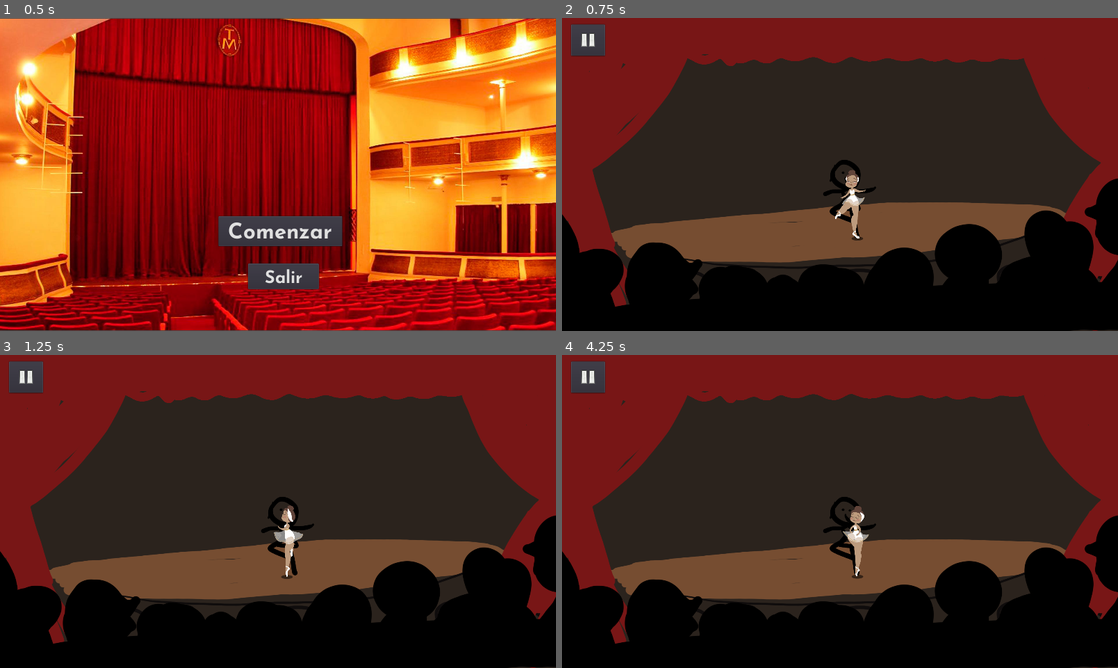
Above: before the commit, frames 1-4 (two rows, left to right).
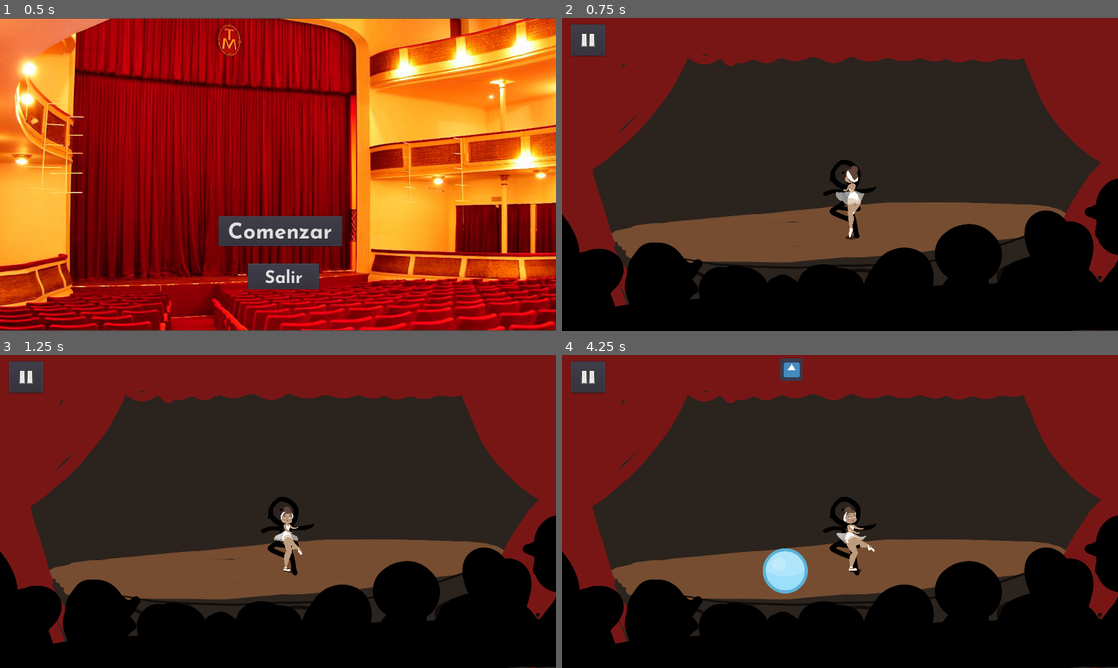
Above: after the commit, the same moments.

Repository: FlorCardinali/Game-Jam-2022
Game: Godot game, scene res://menu_inicio.tscn
Two runs of this game, one before a commit and one after it. Both use one fixed random seed, a clock stepped at 60 frames per second and the inputs below. The engine's default icon, where the game draws it, is replaced by a stand-in: a white triangle on a blue panel in a dark square. Sound files missing from this copy of the repository are replaced by a short silence.
Inputs (mouse positions are in pixels of both pictures, inside the frame that each line leads up to):
- Up to frame 1 (0.5 s): no input
- Up to frame 2 (0.75 s): click "Comenzar" at 0.5 s
- Up to frame 3 (1.25 s): no input
- Up to frame 4 (4.25 s): click (589, 376) at 1.25 s; click "Volver" at 2 s; hold Right (ui_right) 2.78-3.53 s; hold Left (ui_left) from 3.53 s (still down)

Frame 1 is identical in both runs. In frame 2, 0.5% of the frame differs, in the area x 49-55%, y 47-72%; in frame 3, 0.4%; in frame 4, 1.8%, in the area x 36-57%, y 1-77%.

Commit message:
commit de juego sin funcionar colisiones

Diff:
--- a/Main.gd
+++ b/Main.gd
@@ -1,6 +1,9 @@
 extends Node
 
 func _ready():
+	randomize()
+	$ObjectTimer.start()
+	$musica_de_fondo.play()
+
+func _on_musica_de_fondo_finished():
 	$musica_de_fondo.playing = true
-
-	pass
--- a/Main.tscn
+++ b/Main.tscn
@@ -22,6 +22,9 @@
 [ext_resource path="res://textos.gd" type="Script" id=20]
 [ext_resource path="res://sonidos/musica_de_fondo.wav" type="AudioStream" id=21]
 [ext_resource path="res://Main.gd" type="Script" id=22]
+[ext_resource path="res://Object.tscn" type="PackedScene" id=23]
+[ext_resource path="res://Object2.tscn" type="PackedScene" id=24]
+[ext_resource path="res://ObjectController.gd" type="Script" id=25]
 
 [sub_resource type="SpriteFrames" id=1]
 animations = [ {
@@ -32,7 +35,7 @@
 } ]
 
 [sub_resource type="RectangleShape2D" id=4]
-extents = Vector2( 44.5, 81 )
+extents = Vector2( 18, 49 )
 
 [sub_resource type="SpriteFrames" id=5]
 animations = [ {
@@ -42,6 +45,9 @@
 "speed": 12.0
 } ]
 
+[sub_resource type="RectangleShape2D" id=8]
+extents = Vector2( 46, 84.5 )
+
 [sub_resource type="DynamicFont" id=7]
 size = 30
 font_data = ExtResource( 10 )
@@ -53,6 +59,12 @@
 [node name="Juego" type="Node"]
 pause_mode = 2
 script = ExtResource( 22 )
+
+[node name="musica_de_fondo" type="AudioStreamPlayer" parent="."]
+pause_mode = 1
+stream = ExtResource( 21 )
+volume_db = 3.733
+autoplay = true
 
 [node name="Fondo" type="AnimatedSprite" parent="."]
 pause_mode = 1
@@ -63,7 +75,7 @@
 
 [node name="personaje" type="KinematicBody2D" parent="."]
 pause_mode = 1
-position = Vector2( 662, 449 )
+position = Vector2( 661, 443 )
 script = ExtResource( 3 )
 __meta__ = {
 "_edit_group_": true
@@ -71,15 +83,21 @@
 speed = 250
 
 [node name="CollisionShape2D" type="CollisionShape2D" parent="personaje"]
-position = Vector2( -1, -18 )
+position = Vector2( -7, -17 )
 shape = SubResource( 4 )
 
 [node name="AnimatedSprite" type="AnimatedSprite" parent="personaje"]
 position = Vector2( 2, -18 )
 scale = Vector2( 0.273443, 0.335836 )
 frames = SubResource( 5 )
-frame = 11
+frame = 4
 playing = true
+
+[node name="Area2D" type="Area2D" parent="personaje"]
+
+[node name="CollisionShape2D" type="CollisionShape2D" parent="personaje/Area2D"]
+position = Vector2( -1, -20.5 )
+shape = SubResource( 8 )
 
 [node name="Interfaz" type="CanvasLayer" parent="."]
 pause_mode = 2
@@ -151,6 +169,7 @@
 text = "Créditos"
 
 [node name="creditos" type="CanvasLayer" parent="Interfaz"]
+visible = false
 
 [node name="ColorRect" type="ColorRect" parent="Interfaz/creditos"]
 anchor_right = 1.0
@@ -190,13 +209,34 @@
 align = 1
 script = ExtResource( 20 )
 
-[node name="musica_de_fondo" type="AudioStreamPlayer" parent="."]
-pause_mode = 1
-stream = ExtResource( 21 )
-autoplay = true
-
+[node name="Objects" type="Node2D" parent="."]
+pause_mode = 1
+light_mask = 0
+position = Vector2( 566, 15 )
+z_as_relative = false
+script = ExtResource( 25 )
+Object1 = ExtResource( 23 )
+Object2 = ExtResource( 24 )
+
+[node name="ObjPath" type="Path2D" parent="Objects"]
+position = Vector2( 223.554, -65 )
+scale = Vector2( 1.26538, 1 )
+
+[node name="ObjSpawnLocation" type="PathFollow2D" parent="Objects/ObjPath"]
+position = Vector2( -36, 8 )
+rotation = 0.0823678
+cubic_interp = false
+
+[node name="ObjectTimer" type="Timer" parent="."]
+pause_mode = 1
+wait_time = 0.96
+autostart = true
+
+[connection signal="finished" from="musica_de_fondo" to="." method="_on_musica_de_fondo_finished"]
+[connection signal="body_entered" from="personaje/Area2D" to="personaje" method="_on_Area2D_body_entered"]
 [connection signal="pressed" from="Interfaz/boton_pausa_main" to="Interfaz" method="_on_boton_pausa_main_pressed"]
 [connection signal="pressed" from="Interfaz/menu_pausa/boton_pausa_salir" to="Interfaz" method="_on_boton_pausa_salir_pressed"]
 [connection signal="pressed" from="Interfaz/menu_pausa/boton_pausa_volver" to="Interfaz" method="_on_boton_pausa_volver_pressed"]
 [connection signal="pressed" from="Interfaz/menu_pausa/boton_pausa_creditos" to="Interfaz" method="_on_boton_pausa_creditos_pressed"]
 [connection signal="pressed" from="Interfaz/creditos/boton_vovler_creditos" to="Interfaz" method="_on_boton_vovler_creditos_pressed"]
+[connection signal="timeout" from="ObjectTimer" to="Objects" method="_on_ObjectTimer_timeout"]
--- /dev/null
+++ b/Object.gd
@@ -0,0 +1,8 @@
+extends RigidBody2D
+
+# Called when the node enters the scene tree for the first time.
+func _ready():
+	pass # Replace with function body.
+
+func hide_object():
+	queue_free()
--- /dev/null
+++ b/Object.tscn
@@ -0,0 +1,22 @@
+[gd_scene load_steps=4 format=2]
+
+[ext_resource path="res://Object.gd" type="Script" id=1]
+[ext_resource path="res://icon.png" type="Texture" id=2]
+
+[sub_resource type="CircleShape2D" id=2]
+radius = 30.0167
+
+[node name="Object" type="RigidBody2D" groups=["items"]]
+position = Vector2( 609, 47 )
+script = ExtResource( 1 )
+__meta__ = {
+"_edit_group_": true
+}
+
+[node name="Sprite" type="Sprite" parent="."]
+position = Vector2( -0.499998, -1.99999 )
+scale = Vector2( 0.8, 0.8 )
+texture = ExtResource( 2 )
+
+[node name="CollisionShape2D" type="CollisionShape2D" parent="."]
+shape = SubResource( 2 )
--- /dev/null
+++ b/Object2.tscn
@@ -0,0 +1,45 @@
+[gd_scene load_steps=5 format=2]
+
+[ext_resource path="res://ballBlue_10.png" type="Texture" id=1]
+
+[sub_resource type="PhysicsMaterial" id=3]
+
+[sub_resource type="GDScript" id=4]
+resource_local_to_scene = true
+script/source = "extends RigidBody2D
+
+
+# Declare member variables here. Examples:
+# var a = 2
+# var b = \"text\"
+
+
+# Called when the node enters the scene tree for the first time.
+func _ready():
+	pass # Replace with function body.
+
+func hide_object():
+	self.queue_free()
+
+# Called every frame. 'delta' is the elapsed time since the previous frame.
+#func _process(delta):
+#	pass
+"
+
+[sub_resource type="CircleShape2D" id=2]
+radius = 53.0094
+
+[node name="Object2" type="RigidBody2D" groups=["items"]]
+position = Vector2( 582, 169 )
+physics_material_override = SubResource( 3 )
+gravity_scale = 8.0
+script = SubResource( 4 )
+
+[node name="Sprite" type="Sprite" parent="."]
+position = Vector2( -3.05176e-05, -119 )
+scale = Vector2( 0.7, 0.7 )
+texture = ExtResource( 1 )
+
+[node name="CollisionShape2D" type="CollisionShape2D" parent="."]
+position = Vector2( -1, -117 )
+shape = SubResource( 2 )
--- /dev/null
+++ b/ObjectController.gd
@@ -0,0 +1,44 @@
+extends Node2D
+
+export (PackedScene) var Object1
+export (PackedScene) var Object2
+
+# Called when the node enters the scene tree for the first time.
+func _ready():
+	pass
+
+func _on_ObjectTimer_timeout():
+	var random_num = randi() % 2
+	var obj
+	if random_num == 0:
+		obj = Object1.instance()
+	elif random_num == 1:
+		obj = Object2.instance()
+
+	# Choose a random location on Path2D.
+	var obj_spawn_location = get_node("ObjPath/ObjSpawnLocation")
+	obj_spawn_location.offset = randi()
+
+	# Set the mob's direction perpendicular to the path direction.
+	var direction = obj_spawn_location.rotation + PI / 2
+
+	# Set the mob's position to a random location.
+	obj.position = obj_spawn_location.position
+
+	# Choose the velocity for the mob.
+	var velocity = Vector2(rand_range(150.0, 250.0), 0.0)
+	obj.linear_velocity = velocity.rotated(direction)
+
+	# Spawn the mob by adding it to the Main scene.
+	add_child(obj)
+
+# Called every frame. 'delta' is the elapsed time since the previous frame.
+#func _process(delta):
+#	pass
+
+func _on_VisibilityNotifier2D_screen_exited():
+	queue_free()
+
+
+func on_hide_obj():
+	queue_free()
--- /dev/null
+++ b/default_bus_layout.tres
@@ -0,0 +1,3 @@
+[gd_resource type="AudioBusLayout" format=2]
+
+[resource]
--- a/menu_inicio.gd
+++ b/menu_inicio.gd
@@ -1,5 +1,4 @@
 extends Node
-
 
 func _on_boton_comenzar_pressed():
 	get_tree().change_scene("res://Main.tscn")
--- a/personaje.gd
+++ b/personaje.gd
@@ -3,15 +3,19 @@
 export var speed = 200
 var ventana_size
 
-# Called when the node enters the scene tree for the first time.
 func _ready():
+	#obtener tamaño del vieewport
 	ventana_size = get_viewport_rect().size
 
+#movimiento de personaje
 func _process(delta):
 	if Input.is_action_pressed("ui_right"):
 		position.x += speed * delta
-
 	if Input.is_action_pressed("ui_left"):
 		position.x -= speed * delta
+	position.x = clamp(position.x,200, ventana_size.x-200)
 
-	position.x = clamp(position.x,200, ventana_size.x-200)
+#desaparicion de objetos no visibles
+func _on_Area2D_body_entered(body):
+	if body.is_in_group("items"):
+		body.hide()
Not shown: 1 places in Main.tscn that only renumber resources
Binary file added: ballBlue_10.png
Not shown, added: ballBlue_10.png.import
